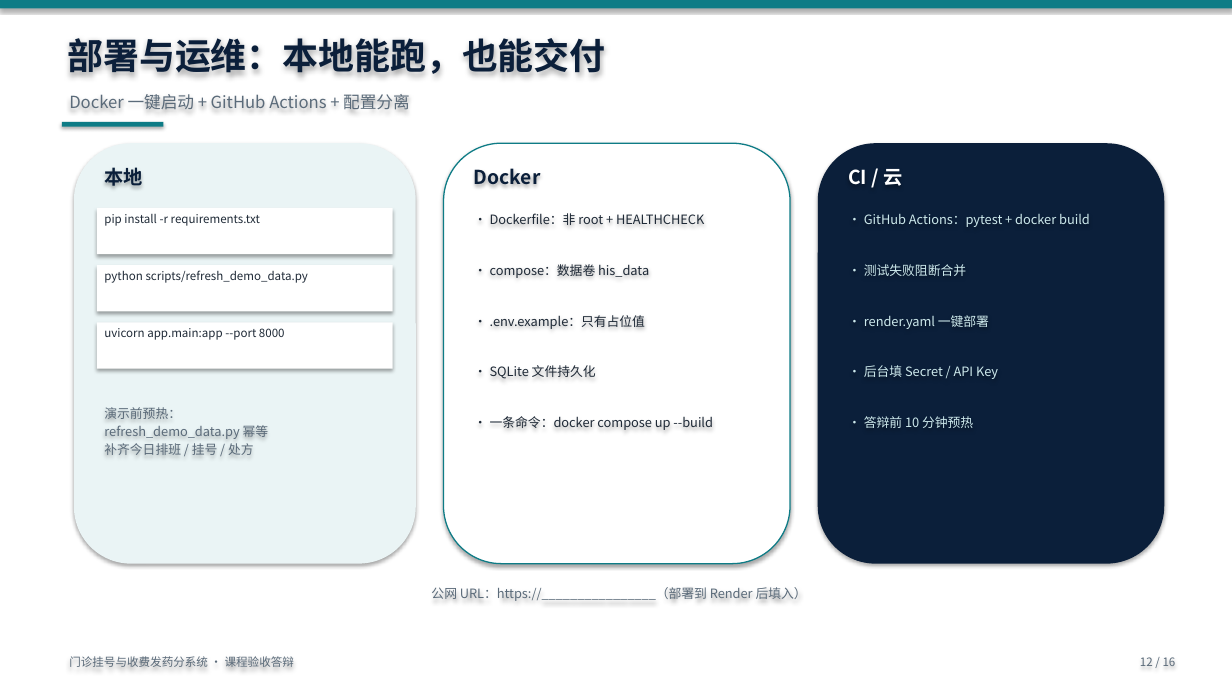
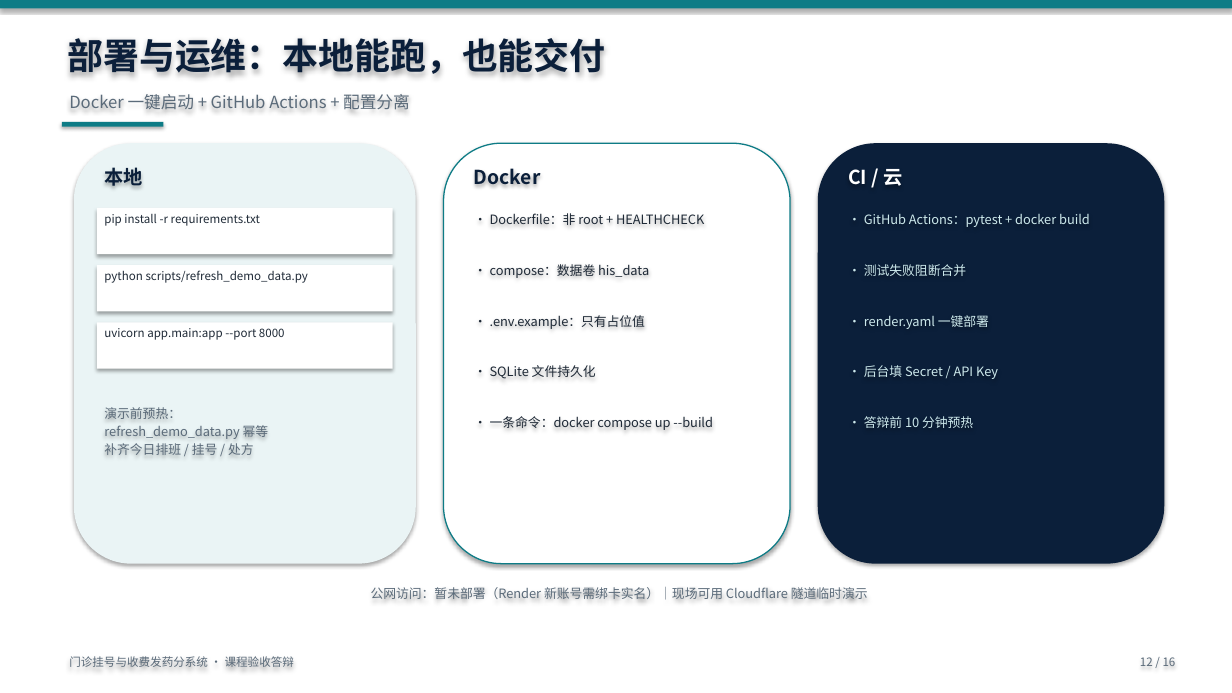
Before and after one commit to huyang-2005/his-registration-system, a slide deck: slide 12 of 答辩PPT-门诊挂号与收费发药分系统.pptx. Drawn at 1232x693 pixels with LibreOffice and Linux fonts; fonts in the diff are those of the drawing. Boxes give left, top, right and bottom in pixels: in the first picture for what was removed or moved away, otherwise in the second. Text is boxed around its words. In the diff, an @@ line names an element or a change of style, - is before the commit and + after.

Commit message:
docs: 修正AI分诊实测结论表述并更新公网部署现状

```diff
--- a/答辩PPT-门诊挂号与收费发药分系统.pptx
+++ b/答辩PPT-门诊挂号与收费发药分系统.pptx
@@ text at (x1=371, y1=587, x2=868, y2=599): text changed @@
-公网 URL：https://________________（部署到 Render 后填入）
+公网访问：暂未部署（Render 新账号需绑卡实名）｜现场可用 Cloudflare 隧道临时演示
```
Also in this commit, not shown: 5 other files.
